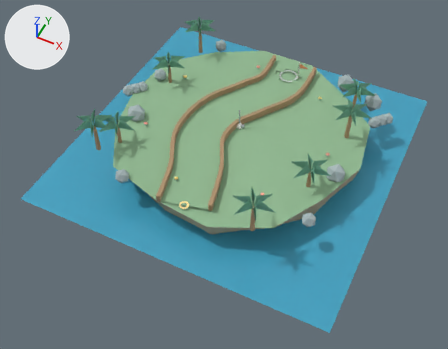
Two versions of the glTF model ui/3d/minigolf/course-07.glb, one commit apart.
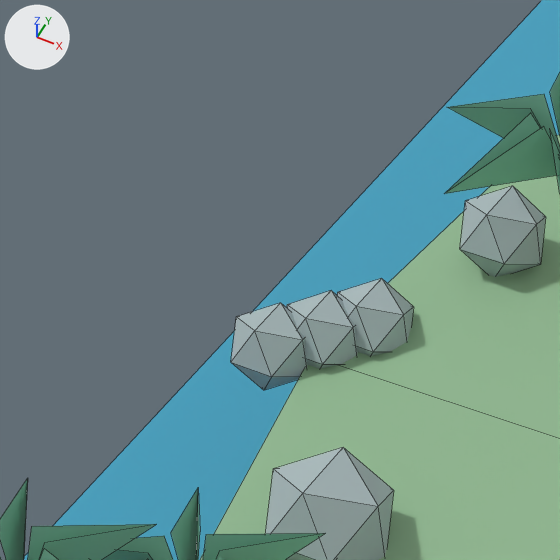
The first picture shows the older version from a camera (50 mm lens) standing at (7.36, -16.05, 16.89) and looking at (0.13, -1.6, -1.18). The close-ups show the older and then the newer version on the part from 20% to 38% of the width and 12% to 34% of the height of that picture. Only the edits that show in the close-ups are written down. Every picture has the same lights, and +X, +Y and +Z are marked at upper left. The close-ups show mesh edges as thin lines. Where no turn or scale is listed for an object, it has been applied to the vertices.

Before the edit, the objects in view are built like this:
```python
me_palm_frond_mesh_026 = bpy.data.meshes.new('palm-frond-mesh.026')
me_palm_frond_mesh_026.from_pydata([(-3.7, -2.8, 0.72), (-3.846, -2.694, 1.17), (-4.09, -2.125, 0.918), (-3.719, -2.621, 1.17)], [], [(0, 1, 2), (0, 2, 3)])
me_palm_frond_mesh_026.materials.append(mat_minigolf_leaf_coast)  # green #7cb89e
me_shore_rock_mesh = bpy.data.meshes.new('shore-rock-mesh')
me_shore_rock_mesh.from_pydata(...)  # an icosphere of 20 faces spanning x -5.271..-4.829, y -0.321..0.121, z -0.261..0.181
me_shore_rock_mesh.materials.append(mat_minigolf_rock_coast)  # grey #a8b8ba
me_shore_rock_mesh_001 = bpy.data.meshes.new('shore-rock-mesh.001')
me_shore_rock_mesh_001.from_pydata(...)  # an icosphere of 20 faces spanning x -5.071..-4.629, y -0.101..0.341, z -0.261..0.181
me_shore_rock_mesh_001.materials.append(mat_minigolf_rock_coast)  # grey #a8b8ba
ob_palm_frond_026 = bpy.data.objects.new('palm-frond.026', me_palm_frond_mesh_026)
ob_palm_frond_026.location = (0.0, 0.0, 0.0)
ob_shore_rock = bpy.data.objects.new('shore-rock', me_shore_rock_mesh)
ob_shore_rock.location = (0.0, 0.0, 0.0)
ob_shore_rock_001 = bpy.data.objects.new('shore-rock.001', me_shore_rock_mesh_001)
ob_shore_rock_001.location = (0.0, 0.0, 0.0)
# also in view: 'faceted-rock.048' at (-3.9, -1.3, 0.12); 'palm-frond.025' at (-3.51, -2.46, 0.94); 'shore-rock.002' at (-4.65, 0.34, -0.04); 'palm-frond.040' at (-3.99, 0.86, 0.94); 'palm-frond.027' at (-4.09, -2.8, 0.94)
```
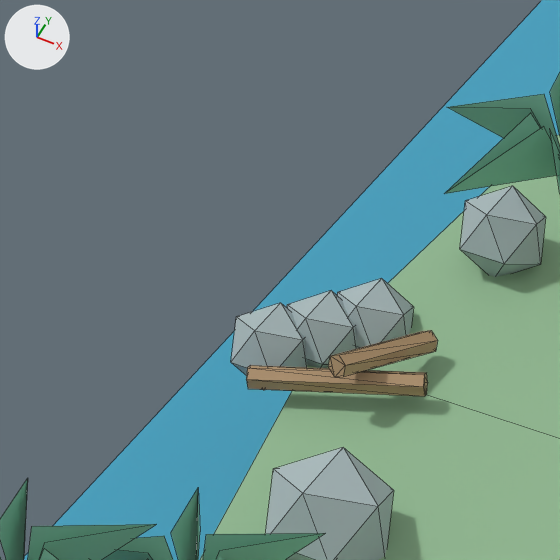
Changed parts and their boxes [x1, y1, x2, y2] in the close-ups (560 x 560 px):
'deco-driftwood', added (brown): after [246, 365, 428, 396]
'deco-driftwood.001', added (brown): after [328, 330, 438, 377]

Edits to the bpy script that builds the scene:
```text
Add me_deco_driftwood_mesh_001:
    me_deco_driftwood_mesh_001.from_pydata([(-0.097, -0.349, 0.058), (-0.152, -0.321, 0.091), (-0.146, -0.298, 0.156), (-0.084, -0.303, 0.189), (-0.029, -0.331, 0.156), (-0.035, -0.354, 0.091), (0.084, 0.303, -0.189), (0.029, 0.331, -0.156), (0.035, 0.354, -0.091), (0.097, 0.349, -0.058), (0.152, 0.321, -0.091), (0.146, 0.298, -0.156)], [], [(0, 5, 4), (4, 3, 2), (2, 1, 0), (4, 2, 0), (11, 6, 7), (7, 8, 9), (9, 10, 11), (7, 9, 11), (0, 1, 7), (0, 7, 6), (1, 2, 8), (1, 8, 7), (2, 3, 9), (2, 9, 8), (3, 4, 10), (3, 10, 9), (4, 5, 11), (4, 11, 10), (5, 0, 6), (5, 6, 11)])
    me_deco_driftwood_mesh_001.materials.append(mat_minigolf_wood_coast)  # brown #af906c
Add me_deco_driftwood_mesh:
    me_deco_driftwood_mesh.from_pydata([(-0.461, -0.195, -0.07), (-0.484, -0.139, -0.035), (-0.484, -0.139, 0.035), (-0.461, -0.195, 0.07), (-0.437, -0.251, 0.035), (-0.437, -0.251, -0.035), (0.461, 0.195, -0.07), (0.437, 0.251, -0.035), (0.437, 0.251, 0.035), (0.461, 0.195, 0.07), (0.484, 0.139, 0.035), (0.484, 0.139, -0.035)], [], [(0, 5, 4), (4, 3, 2), (2, 1, 0), (4, 2, 0), (11, 6, 7), (7, 8, 9), (9, 10, 11), (7, 9, 11), (0, 1, 7), (0, 7, 6), (1, 2, 8), (1, 8, 7), (2, 3, 9), (2, 9, 8), (3, 4, 10), (3, 10, 9), (4, 5, 11), (4, 11, 10), (5, 0, 6), (5, 6, 11)])
    me_deco_driftwood_mesh.materials.append(mat_minigolf_wood_coast)  # brown #af906c
Add ob_deco_driftwood_001:
    ob_deco_driftwood_001 = bpy.data.objects.new('deco-driftwood.001', me_deco_driftwood_mesh_001)
    ob_deco_driftwood_001.location = (-4.32, -0.05, 0.15)
Add ob_deco_driftwood:
    ob_deco_driftwood = bpy.data.objects.new('deco-driftwood', me_deco_driftwood_mesh)
    ob_deco_driftwood.location = (-4.5, -0.27, 0.05)
```
